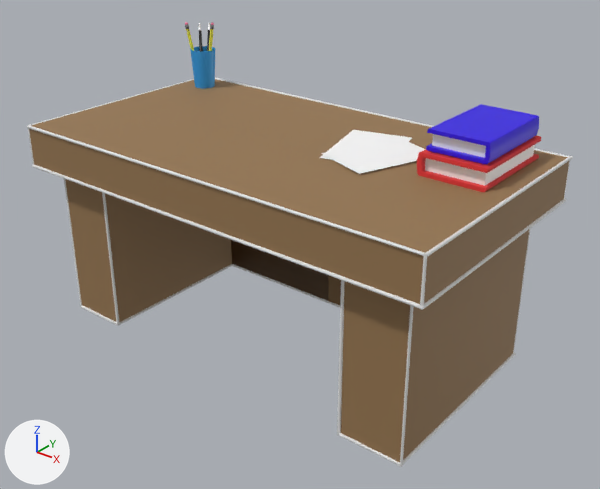
The FBX model Assets/Art/3D Stuff/Tables/3rd-Level Doctor Table With Outline.fbx, before and after one commit.
Both versions are drawn from a 50 mm camera at (4.62, -5.55, 4.45) aimed at (0.2, -0.04, 1.03). Lighting does not change. The marker at lower left points along +X, +Y and +Z. Where no turn or scale is listed for an object, it has been applied to the vertices.

In view in the first picture: 'Table'.
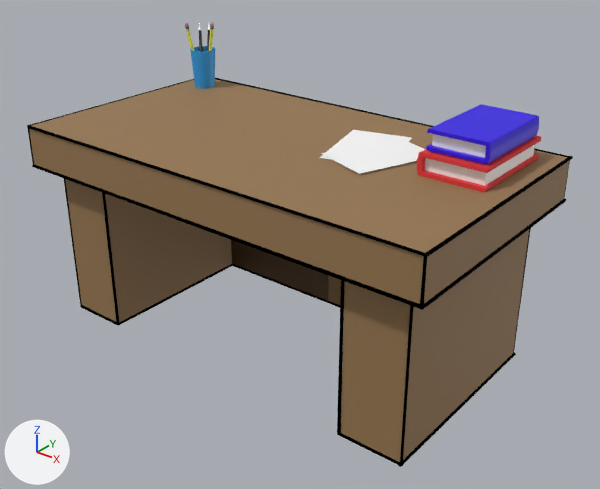
Commit message: Updated Tables

Scene script edits in JSON lines:
```json
{"op": "set", "path": "mat_outline_color.base_color", "old": "(0.8, 0.8, 0.8)", "new": "(0.0, 0.0, 0.0)", "note": "white #e7e7e7 -> black #000000"}
{"op": "set", "path": "mat_outline_color.metallic", "old": "0.0", "new": "1.0"}
```

Changed parts and their boxes [x1, y1, x2, y2] in the pictures (600 x 489 px):
```json
{"object": "Table", "change": "recoloured, surface changed", "before": [27, 74, 573, 467], "after": [27, 74, 573, 467]}
```
